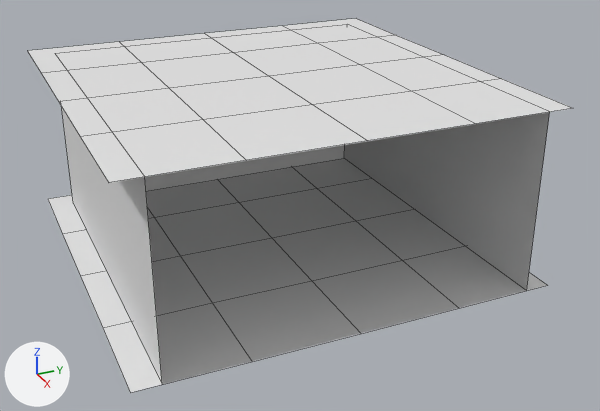
One commit to the Blender file godot/rooms/room_square_small/res/room_square_small.blend: the scene before it, then after it.
Before and after are seen from a 50 mm camera at (14.59, -5.91, 7.92) aimed at (0.59, 0.39, 0.92). The lights are fixed; the arrows at lower left show +X, +Y and +Z. The first picture is the older version. Mesh edges are drawn as thin lines.

Objects in the first picture: 'ceiling.000', 'floor.000', 'wall.000'.
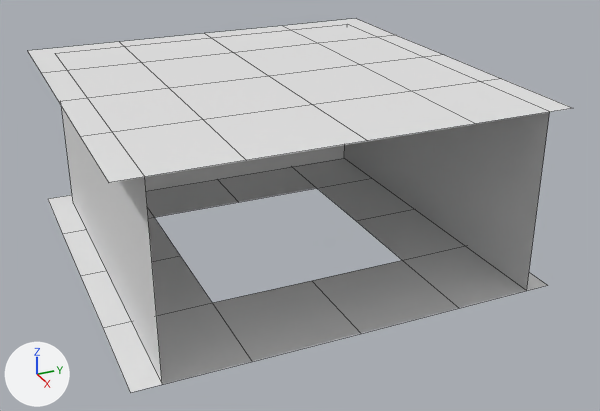
Changed parts and their boxes (x1, y1, x2, y2) in the pictures (600 x 411 px):
part 1 of me_grid, deleted: before (154, 188, 402, 303)

Diff of the bpy script that builds the scene:
```diff
--- a/godot/rooms/room_square_small/res/room_square_small.blend.py
+++ b/godot/rooms/room_square_small/res/room_square_small.blend.py
@@ me_grid @@
 # used by ob_floor_000; location = (0.0, 0.0, 0.0)
 # verts and faces of me_grid; kept vertices keep their numbers, new ones are numbered from 25
 # before: 6 (-2.0, -2.0, 0.0) at pixel (154, 217), 7 (0.0, -2.0, 0.0) at pixel (180, 255), 8 (2.0, -2.0, 0.0) at pixel (212, 302), 11 (-2.0, 0.0, 0.0) at pixel (238, 202), 12 (0.0, 0.0, 0.0) at pixel (271, 237)
 # before: 13 (2.0, 0.0, 0.0) at pixel (311, 280), 16 (-2.0, 2.0, 0.0) at pixel (316, 188), 17 (0.0, 2.0, 0.0) at pixel (355, 220), 18 (2.0, 2.0, 0.0) at pixel (402, 260)
-me_grid.from_pydata(...)  # 25 vertices, 16 faces; spans x -4.0..4.0, y -4.0..4.0, z 0.0
+me_grid.from_pydata(...)  # 24 vertices, 12 faces; spans x -4.0..4.0, y -4.0..4.0, z 0.0
+# me_grid part 1
+delete_vertices([12])  # with the faces that use them
```
